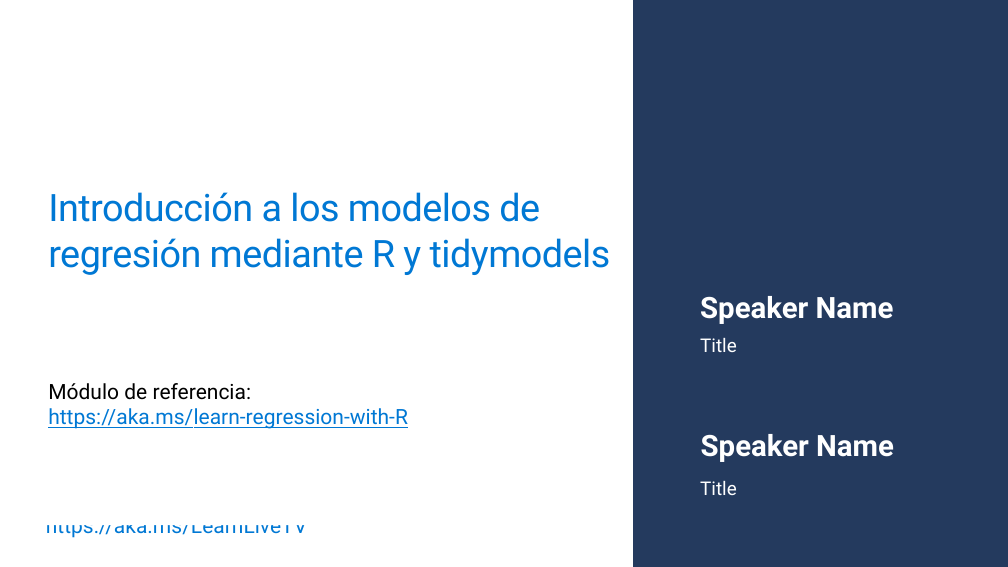
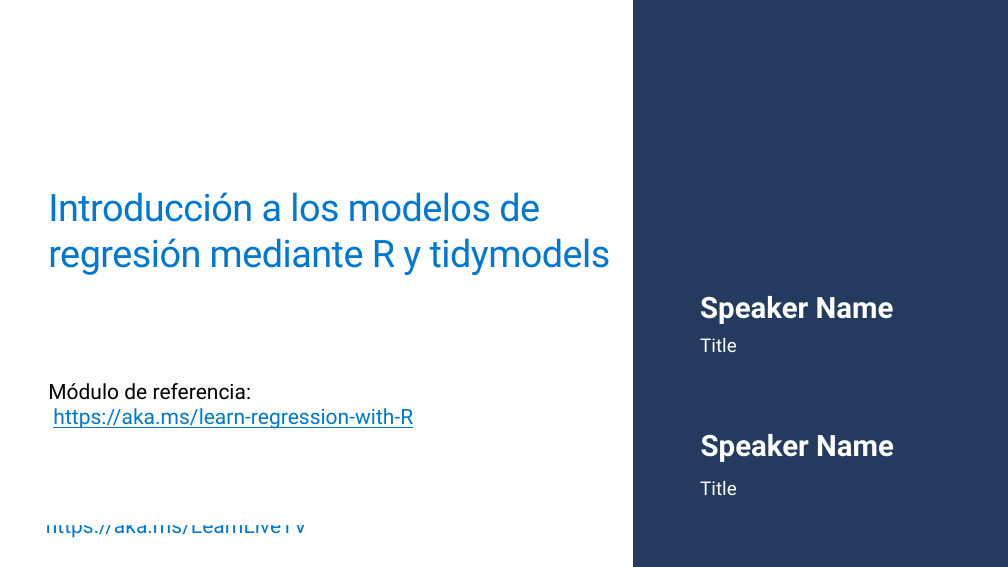
Before and after one commit to microsoft/workshop-library, a slide deck: slide 2 of full/intro-classification-R-tidymodels/translations/es/slides_es.pptx. Drawn at 1008x567 pixels with LibreOffice and Linux fonts; fonts in the diff are those of the drawing; background and template pictures are left out. Boxes give left, top, right and bottom in pixels: in the first picture for what was removed or moved away, otherwise in the second. Text is boxed around its words. In the diff, an @@ line names an element or a change of style, - is before the commit and + after.

Commit message:
notas diapositivas

```diff
--- a/full/intro-classification-R-tidymodels/translations/es/slides_es.pptx
+++ b/full/intro-classification-R-tidymodels/translations/es/slides_es.pptx
@@ text at box(48, 383, 413, 429): text changed @@
-Módulo de referencia: https://aka.ms/learn-regression-with-R
+Módulo de referencia:
+https://aka.ms/learn-regression-with-R
```
